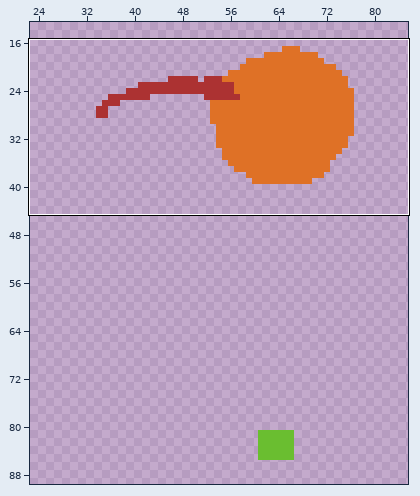
One commit to this pixel-art file: examples/spinner.aseprite. Above, an overview of the earlier version with the close-up marked.
Close-up. First the earlier version:
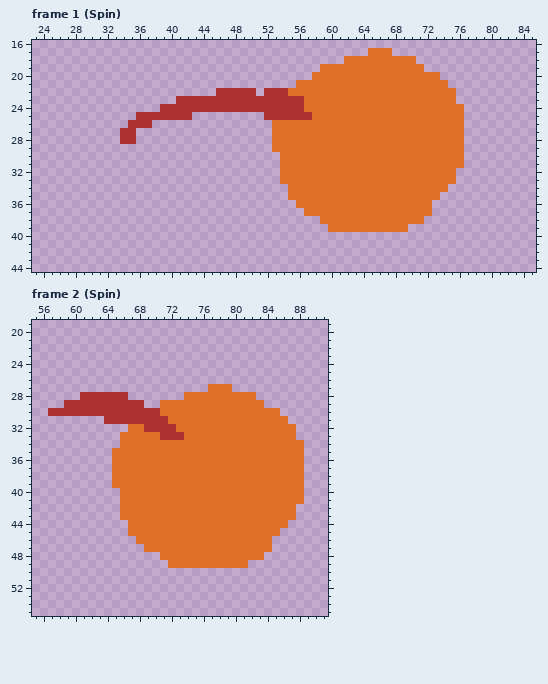
128x128 pixels, 9 frames. Shown: frame 1 (Spin): x 23..85, y 16..44; frame 2 (Spin): x 55..91, y 19..55. The wide view leaves out empty margins. The commit also changed other frames or places, which this record leaves out.
The result:
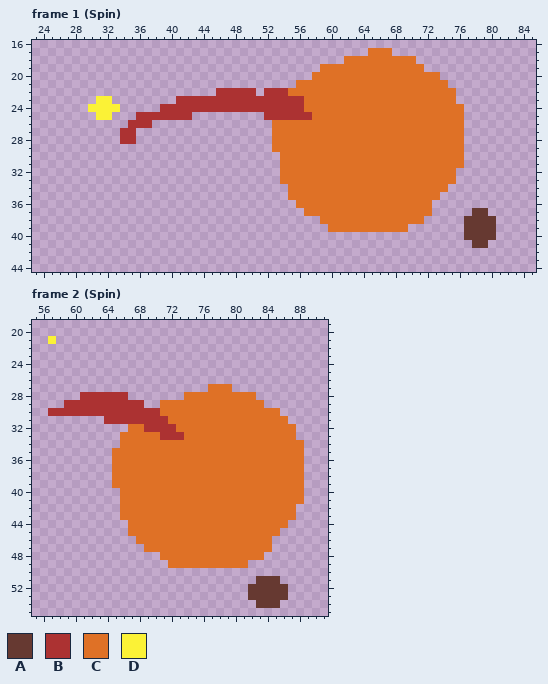
Palette (. is transparent): A #663931  B #ac3232  C #df7126  D #fbf236
Commit: add @rect and @trans
Diff:
layer "@rect('ggi')" added
layer "@trans('bugs')" added
Frame 1 (Spin), layers "@trans('bugs')", "@rect('ggi')":
y 23: x 31..32 .. -> DD
y 24: x 30..33 .... -> DDDD
y 25: x 31..32 .. -> DD
y 37: x 78..79 .. -> AA
y 38..40: x 77..80 .... -> AAAA
y 41: x 78..79 .. -> AA
Frame 2 (Spin), layers "@trans('bugs')", "@rect('ggi')":
y 21: x 57 . -> D
y 51: x 83..85 ... -> AAA
y 52..53: x 82..86 ..... -> AAAAA
y 54: x 83..85 ... -> AAA
Pixel boxes of the changes (left, top, right, bottom) in both close-ups:
added: (88, 96, 120, 120)
added: (464, 208, 496, 248)
added: (48, 336, 56, 344)
added: (248, 576, 288, 608)
